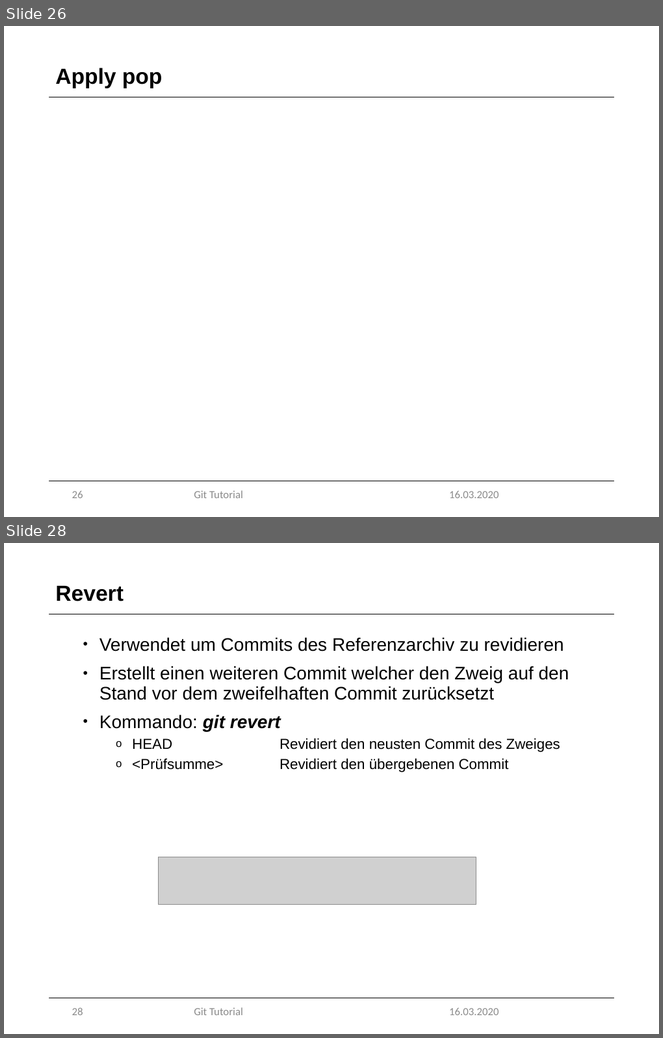
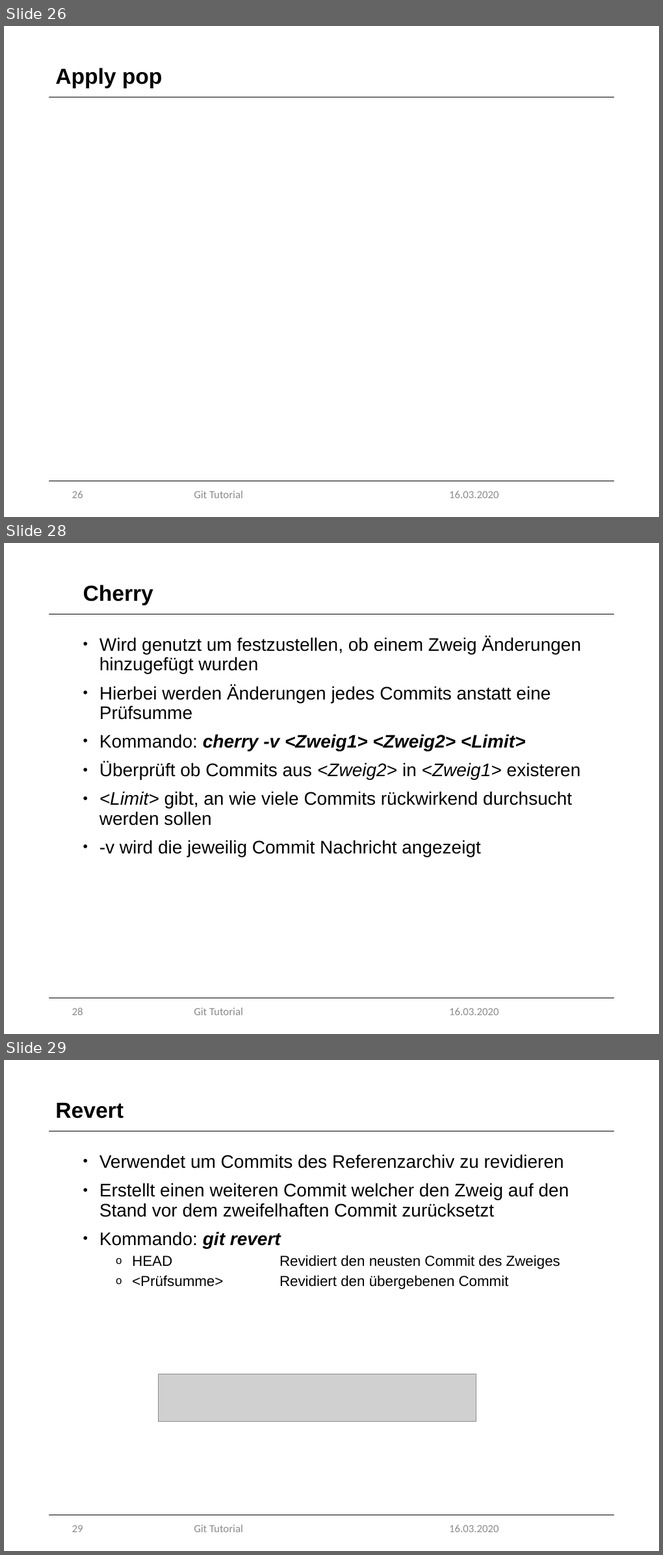
Before and after one commit to marcretzlaff/projektarbeit, a slide deck: Präsentation-90min/Präsentation-90min.pptx. Shown one above the other, each under a label of ours: slides 26 and 28 before the commit, slides 26, 28 and 29 after it; the slides between them are not shown. The pictures are 663x1038 and 663x1555 pixels, drawn with LibreOffice and Linux fonts; fonts in the diff are those of the drawing; grey boxes stand for pictures; background and template pictures are left out. Boxes give left, top, right and bottom in pixels: in the first picture for what was removed or moved away, otherwise in the second. Text is boxed around its words. In the diff, an @@ line names an element or a change of style, - is before the commit and + after.

```diff
--- a/Präsentation-90min/Präsentation-90min.pptx
+++ b/Präsentation-90min/Präsentation-90min.pptx
@@ slide 28 added at [4,543,659,1034], background #FFFFFF; not listed: 5 template elements that a slide beside it also shows @@
@@ title added at [83,585,154,605], 24 pt, text #000000, bold @@
+Cherry
@@ text added at [100,637,581,857], 20 pt, text #000000 @@
+• Wird genutzt um festzustellen, ob einem Zweig Änderungen hinzugefügt wurden
+• Hierbei werden Änderungen jedes Commits anstatt eine Prüfsumme
+• Kommando: cherry -v <Zweig1> <Zweig2> <Limit>
+• Überprüft ob Commits aus <Zweig2> in <Zweig1> existeren
+• <Limit> gibt, an wie viele Commits rückwirkend durchsucht werden sollen
+• -v wird die jeweilig Commit Nachricht angezeigt
@@ what was slide 28 is now slide 29 @@
@@ page number at [72,1525,83,1533]: text changed @@
-28
+29
```
Also in this commit, not shown: 4 slides changed, 1 other slide added, 1 slide removed.
